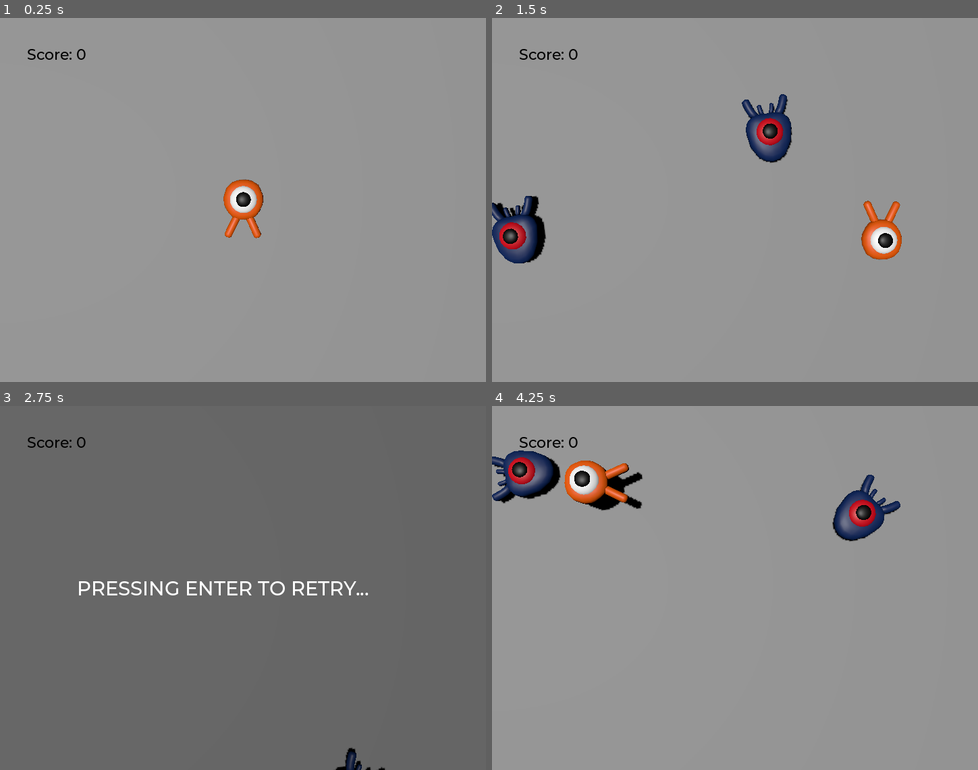
Above: before the commit, frames 1-4 (two rows, left to right).
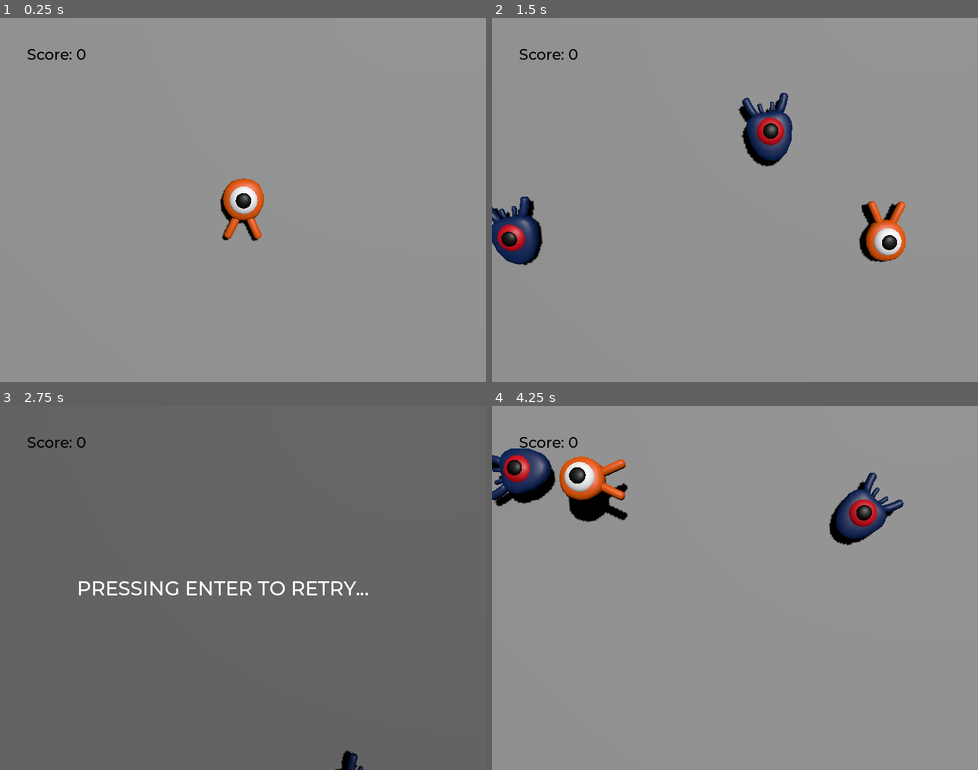
Above: after the commit, the same moments.

Repository: kiezroth/First-3D-Godot-tutorial
Game: Godot game, scene res://main.tscn
Same seed, same stepped clock (60 frames per second), same inputs: the game is played once before the commit and once after it.
Inputs:
- Up to frame 1 (0.25 s): no input
- Up to frame 2 (1.5 s): tap Enter (ui_accept) at 0.5 s; hold Right (move_right) 0.53-1.28 s; tap Space (jump) at 0.77 s; hold Down (move_back) from 1.28 s (still down)
- Up to frame 3 (2.75 s): tap Space (jump) at 1.52 s; release Down (move_back) at 2.03 s; hold Right (move_right) from 2.03 s (still down)
- Up to frame 4 (4.25 s): release Right (move_right) at 2.78 s; hold Up (move_forward) 2.78-3.53 s; tap Space (jump) at 3.02, 3.77 s; hold Left (move_left) from 3.53 s (still down)

The runs differ from the first frame. In frame 1, 0.8% of the frame differs, in the area x 45-55%, y 44-62%; in frame 2, 2.9%; in frame 3, 0.2%; in frame 4, 4.0%, in the area x 0-85%, y 11-39%.

Commit message:
Complete: Animation

Diff:
--- a/3d_squash_the_creeps_starter/main.tscn
+++ b/3d_squash_the_creeps_starter/main.tscn
@@ -45,7 +45,7 @@
 skeleton = NodePath("../CollisionShape3D")
 
 [node name="DirectionalLight3D" type="DirectionalLight3D" parent="Ground" unique_id=1235758526]
-transform = Transform3D(0.9661359, -0.11897214, -0.22896942, 0.22646089, -0.034376964, 0.97341335, -0.123680346, -0.9923023, -0.006270273, -9, 20, 0)
+transform = Transform3D(0.96104634, -0.1559733, 0.22817142, -0.26301646, -0.2624444, 0.92841005, -0.08492483, -0.952258, -0.29324478, 9.835108, 14.071299, -1.6179874)
 shadow_enabled = true
 
 [node name="Player" parent="." unique_id=1300889504 instance=ExtResource("1_ig7tw")]
@@ -54,7 +54,7 @@
 transform = Transform3D(1, 0, 0, 0, -4.371138e-08, 0.9999999, 0, -0.9999999, -4.371138e-08, 0, 20, 0)
 
 [node name="Camera3D" type="Camera3D" parent="Marker3D" unique_id=347107099]
-transform = Transform3D(1, 0, 0, 0, 1.0000001, -7.1054274e-15, 0, 7.1054274e-15, 1.0000001, 0, 0, 0)
+transform = Transform3D(1, 0, 0, 0, 1.0000001, 0, 0, 0, 1.0000001, 0, 0, 0)
 fov = 50.0
 
 [node name="MobPath" type="Path3D" parent="." unique_id=702886442]
@@ -64,6 +64,7 @@
 transform = Transform3D(-0.0038265248, 0, -0.9999904, 0, 1, 0, 0.9999904, 0, -0.0038265248, -13.106008, 0.00012207031, -10.021265)
 
 [node name="Cylinder" type="Node3D" parent="." unique_id=1378384428]
+visible = false
 
 [node name="MeshInstance3D3" type="MeshInstance3D" parent="Cylinder" unique_id=56681612]
 transform = Transform3D(1, 0, 0, 0, 1, 0, 0, 0, 1, -13, 0, -10)
--- a/3d_squash_the_creeps_starter/mob.gd
+++ b/3d_squash_the_creeps_starter/mob.gd
@@ -26,6 +26,8 @@
 	# Rotate velocity để move theo hướng đang look
 	target_velocity = target_velocity.rotated(Vector3.UP,rotation.y)
 
+	$Pivot/Character/AnimationPlayer.speed_scale = random_speed/10.0
+
 func _on_visible_on_screen_notifier_3d_screen_exited() -> void:
 	queue_free()
 
--- a/3d_squash_the_creeps_starter/mob.tscn
+++ b/3d_squash_the_creeps_starter/mob.tscn
@@ -5,6 +5,68 @@
 
 [sub_resource type="BoxShape3D" id="BoxShape3D_cr0jn"]
 size = Vector3(1.7939101, 0.8486023, 2.1603365)
+
+[sub_resource type="Animation" id="Animation_onrkg"]
+length = 0.001
+tracks/0/type = "value"
+tracks/0/imported = false
+tracks/0/enabled = true
+tracks/0/path = NodePath("Pivot/Character:position")
+tracks/0/interp = 1
+tracks/0/loop_wrap = true
+tracks/0/keys = {
+"times": PackedFloat32Array(0),
+"transitions": PackedFloat32Array(1),
+"update": 0,
+"values": [Vector3(0, 0, 0)]
+}
+tracks/1/type = "value"
+tracks/1/imported = false
+tracks/1/enabled = true
+tracks/1/path = NodePath("Pivot/Character:rotation")
+tracks/1/interp = 1
+tracks/1/loop_wrap = true
+tracks/1/keys = {
+"times": PackedFloat32Array(0),
+"transitions": PackedFloat32Array(1),
+"update": 0,
+"values": [Vector3(0, 0, 0)]
+}
+
+[sub_resource type="Animation" id="Animation_i3pqv"]
+resource_name = "float"
+length = 1.2
+loop_mode = 1
+tracks/0/type = "value"
+tracks/0/imported = false
+tracks/0/enabled = true
+tracks/0/path = NodePath("Pivot/Character:position")
+tracks/0/interp = 1
+tracks/0/loop_wrap = true
+tracks/0/keys = {
+"times": PackedFloat32Array(0.3, 0.7, 1.2),
+"transitions": PackedFloat32Array(0.5, 2, 1),
+"update": 0,
+"values": [Vector3(0, 0.5, 0), Vector3(0, 0.35, 0), Vector3(0, 0.2, 0)]
+}
+tracks/1/type = "value"
+tracks/1/imported = false
+tracks/1/enabled = true
+tracks/1/path = NodePath("Pivot/Character:rotation")
+tracks/1/interp = 1
+tracks/1/loop_wrap = true
+tracks/1/keys = {
+"times": PackedFloat32Array(0.100000024, 0.5, 1.2),
+"transitions": PackedFloat32Array(0.5, 0.5, 1),
+"update": 0,
+"values": [Vector3(0.13962634, 0, 0), Vector3(0.034906585, 0, 0), Vector3(-0.15707964, 0, 0)]
+}
+
+[sub_resource type="AnimationLibrary" id="AnimationLibrary_nokgg"]
+_data = {
+&"RESET": SubResource("Animation_onrkg"),
+&"float": SubResource("Animation_i3pqv")
+}
 
 [node name="Mob" type="CharacterBody3D" unique_id=721109100 groups=["mob"]]
 collision_layer = 2
@@ -16,9 +78,14 @@
 shape = SubResource("BoxShape3D_cr0jn")
 
 [node name="Pivot" type="Node3D" parent="." unique_id=74383817]
-transform = Transform3D(1, 0, 0, 0, 1, 0, 0, 0, 1, 0, 0.24455702, 0)
+transform = Transform3D(1, 0, 0, 0, 1, 0, 0, 0, 1, 0, 0.13220918, 0)
 
 [node name="Character" parent="Pivot" unique_id=2113272998 instance=ExtResource("2_ubaqv")]
+
+[node name="AnimationPlayer" type="AnimationPlayer" parent="Pivot/Character" unique_id=1852943165]
+root_node = NodePath("../../..")
+libraries/ = SubResource("AnimationLibrary_nokgg")
+autoplay = &"float"
 
 [node name="VisibleOnScreenNotifier3D" type="VisibleOnScreenNotifier3D" parent="." unique_id=360741949]
 transform = Transform3D(1, 0, 0, 0, 1.5732648, 0, 0, 0, 1, 0, 0.5713593, 0.38130116)
--- a/3d_squash_the_creeps_starter/player.gd
+++ b/3d_squash_the_creeps_starter/player.gd
@@ -29,6 +29,9 @@
 
 	if direction != Vector3.ZERO:
 		direction = direction.normalized()
+		$Pivot/Character/AnimationPlayer.speed_scale = 1.5
+	else:
+		$Pivot/Character/AnimationPlayer.speed_scale = 1
 
 	var dirXZ = Vector3(direction.x,0,direction.z)
 	if dirXZ != Vector3.ZERO:
--- a/3d_squash_the_creeps_starter/player.tscn
+++ b/3d_squash_the_creeps_starter/player.tscn
@@ -2,6 +2,68 @@
 
 [ext_resource type="PackedScene" uid="uid://d0ypm0v45pwdv" path="res://art/player.glb" id="1_4flbx"]
 [ext_resource type="Script" uid="uid://cnd3r3qyfy5so" path="res://player.gd" id="1_onrkg"]
+
+[sub_resource type="Animation" id="Animation_onrkg"]
+length = 0.001
+tracks/0/type = "value"
+tracks/0/imported = false
+tracks/0/enabled = true
+tracks/0/path = NodePath("Pivot/Character:position")
+tracks/0/interp = 1
+tracks/0/loop_wrap = true
+tracks/0/keys = {
+"times": PackedFloat32Array(0),
+"transitions": PackedFloat32Array(1),
+"update": 0,
+"values": [Vector3(0, 0, 0)]
+}
+tracks/1/type = "value"
+tracks/1/imported = false
+tracks/1/enabled = true
+tracks/1/path = NodePath("Pivot/Character:rotation")
+tracks/1/interp = 1
+tracks/1/loop_wrap = true
+tracks/1/keys = {
+"times": PackedFloat32Array(0),
+"transitions": PackedFloat32Array(1),
+"update": 0,
+"values": [Vector3(0, 0, 0)]
+}
+
+[sub_resource type="Animation" id="Animation_i3pqv"]
+resource_name = "float"
+length = 1.2
+loop_mode = 1
+tracks/0/type = "value"
+tracks/0/imported = false
+tracks/0/enabled = true
+tracks/0/path = NodePath("Pivot/Character:position")
+tracks/0/interp = 1
+tracks/0/loop_wrap = true
+tracks/0/keys = {
+"times": PackedFloat32Array(0.3, 0.7, 1.2),
+"transitions": PackedFloat32Array(0.5, 2, 1),
+"update": 0,
+"values": [Vector3(0, 0.9, 0), Vector3(0, 0.5, 0), Vector3(0, 0.2, 0)]
+}
+tracks/1/type = "value"
+tracks/1/imported = false
+tracks/1/enabled = true
+tracks/1/path = NodePath("Pivot/Character:rotation")
+tracks/1/interp = 1
+tracks/1/loop_wrap = true
+tracks/1/keys = {
+"times": PackedFloat32Array(0.100000024, 0.5, 1.2),
+"transitions": PackedFloat32Array(0.5, 0.5, 1),
+"update": 0,
+"values": [Vector3(0.20943952, 0, 0), Vector3(0.034906585, 0, 0), Vector3(-0.15707964, 0, 0)]
+}
+
+[sub_resource type="AnimationLibrary" id="AnimationLibrary_hqtel"]
+_data = {
+&"RESET": SubResource("Animation_onrkg"),
+&"float": SubResource("Animation_i3pqv")
+}
 
 [sub_resource type="SphereShape3D" id="SphereShape3D_ubaqv"]
 radius = 0.8
@@ -19,6 +81,11 @@
 
 [node name="Character" parent="Pivot" unique_id=210812160 instance=ExtResource("1_4flbx")]
 
+[node name="AnimationPlayer" type="AnimationPlayer" parent="Pivot/Character" unique_id=1189871502]
+root_node = NodePath("../../..")
+libraries/ = SubResource("AnimationLibrary_hqtel")
+autoplay = &"float"
+
 [node name="CollisionShape3D" type="CollisionShape3D" parent="." unique_id=1057763524]
 transform = Transform3D(1, 0, 0, 0, 1, 0, 0, 0, 1, 0, 0.8080551, 0)
 shape = SubResource("SphereShape3D_ubaqv")
